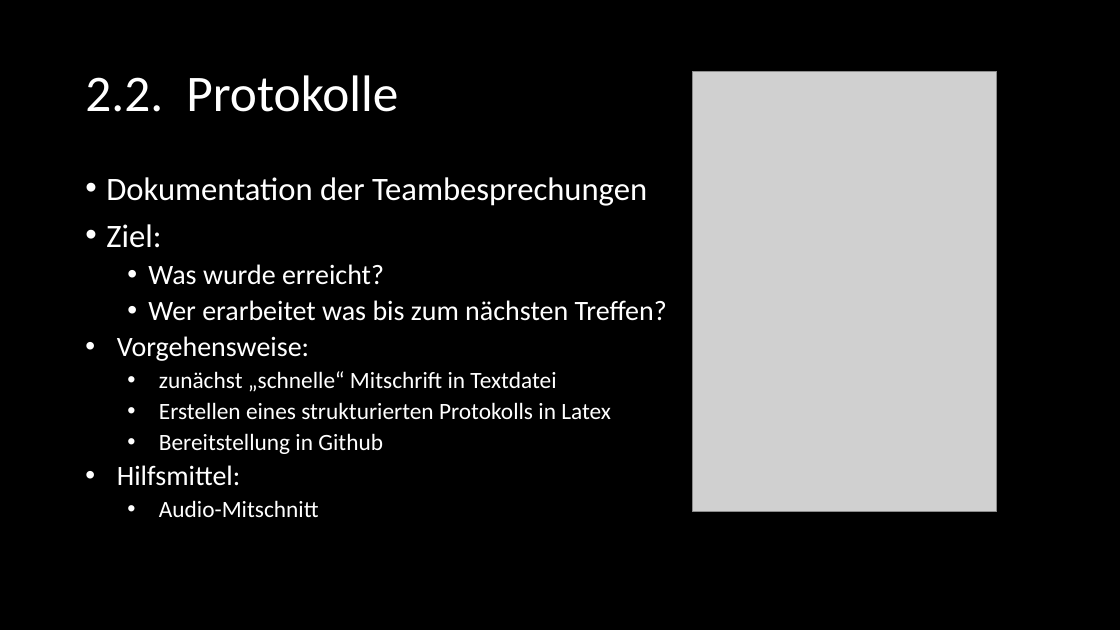
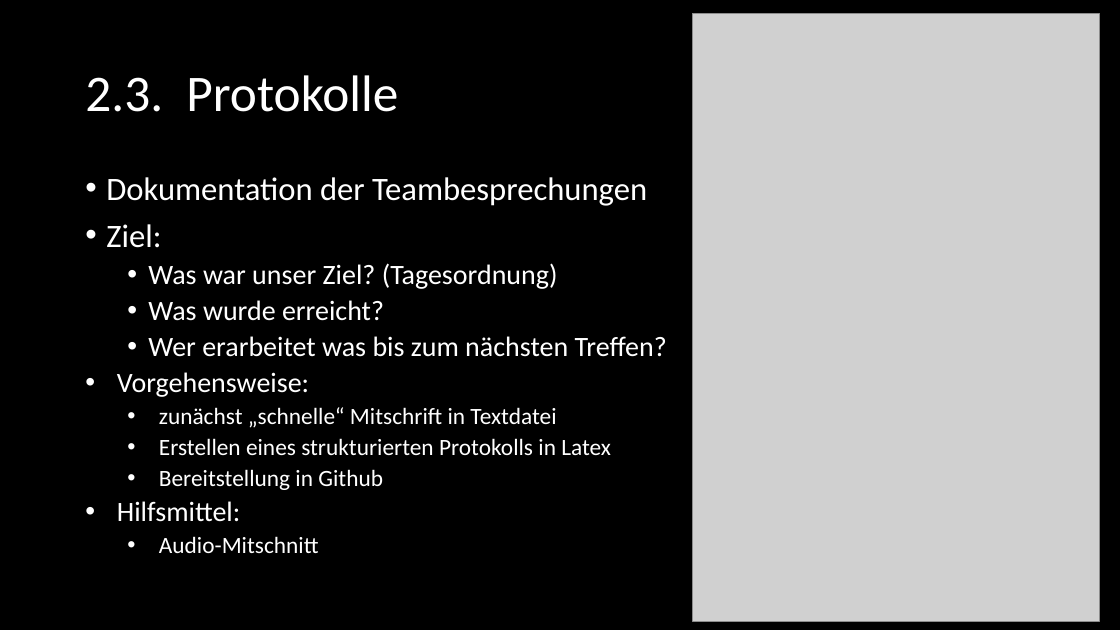
Before and after one commit to SE-Beleggruppe/Beleg_Planung, a slide deck: slide 8 of Präsentation/Felix - Dokumentation/SE_Dokumentation.pptx (slide 9 before the commit). Drawn at 1120x630 pixels with LibreOffice and Linux fonts; fonts in the diff are those of the drawing; grey boxes stand for pictures. Boxes give left, top, right and bottom in pixels: in the first picture for what was removed or moved away, otherwise in the second. Text is boxed around its words. In the diff, an @@ line names an element or a change of style, - is before the commit and + after.

```diff
--- a/Präsentation/Felix - Dokumentation/SE_Dokumentation.pptx
+++ b/Präsentation/Felix - Dokumentation/SE_Dokumentation.pptx
@@ picture: place and size @@
-picture at <box>692,71,996,512</box>
+picture at <box>692,13,1100,621</box>
@@ title at <box>85,75,398,112</box>: text changed @@
-2.2. Protokolle
+2.3. Protokolle
@@ text at <box>148,263,558,289</box>: paragraph added @@
+  • Was war unser Ziel? (Tagesordnung)
```
Also in this commit, not shown: 9 other slides changed, 4 slides removed.
